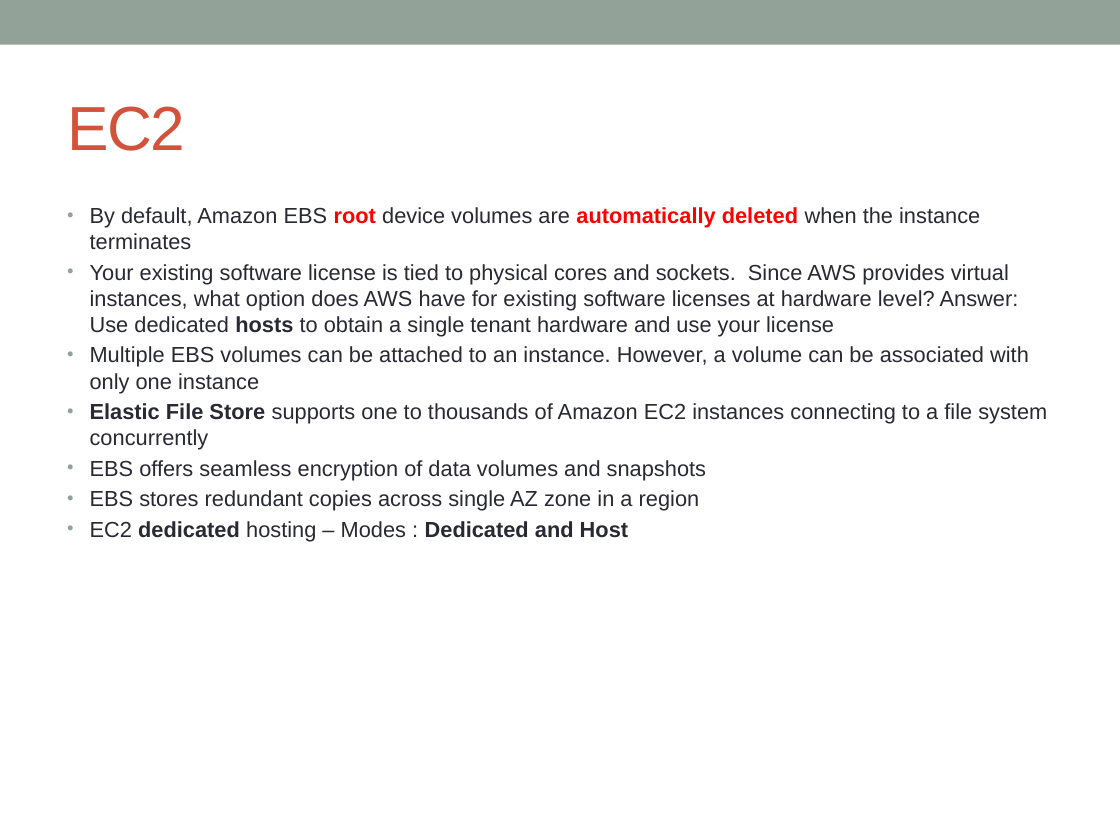
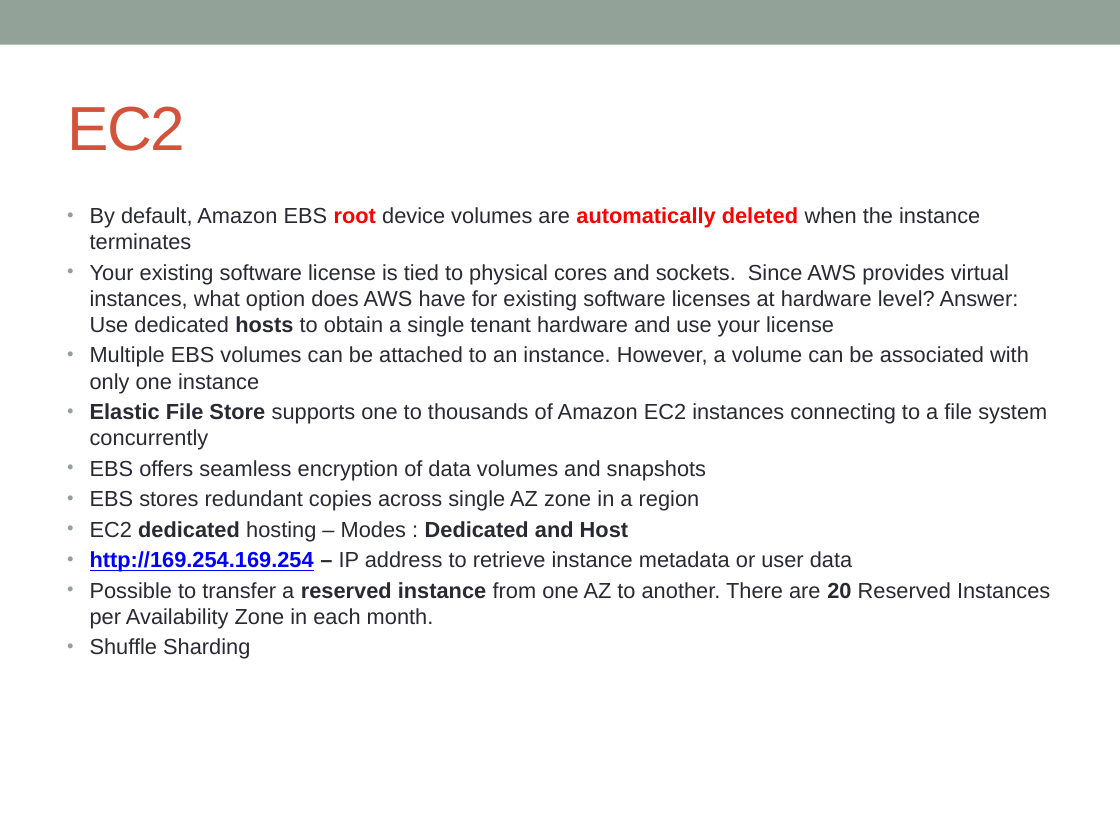
Before and after one commit to notionquest/ProjectDocumentation, a slide deck: slide 31 of AWS_Solution_Architect.pptx (slide 28 before the commit). Drawn at 1120x840 pixels with LibreOffice and Linux fonts; fonts in the diff are those of the drawing. Boxes give left, top, right and bottom in pixels: in the first picture for what was removed or moved away, otherwise in the second. Text is boxed around its words. In the diff, an @@ line names an element or a change of style, - is before the commit and + after.

```diff
--- a/AWS_Solution_Architect.pptx
+++ b/AWS_Solution_Architect.pptx
@@ text at bbox=[90, 551, 1050, 659]: paragraphs added @@
+• http://169.254.169.254 – IP address to retrieve instance metadata or user data
+• Possible to transfer a reserved instance from one AZ to another. There are 20 Reserved Instances per Availability Zone in each month.
+• Shuffle Sharding
```
Also in this commit, not shown: 15 other slides changed, 17 slides added.
